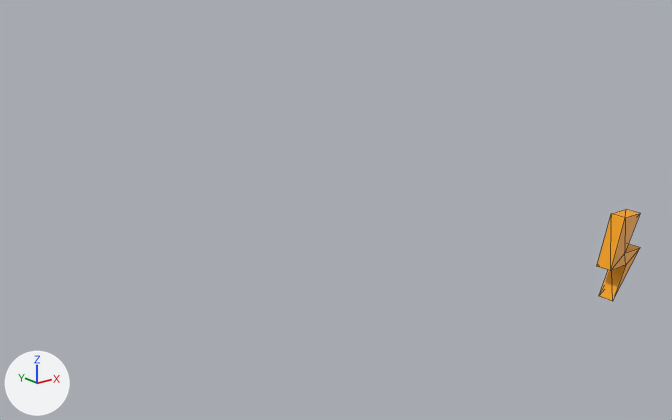
Renders of the glTF model assets/DataModel11_3/Bina/simsek1.gltf from each side of a commit.
Both versions are drawn from a 50 mm lens placed at (-0.2846, -0.3207, 0.4384), pointed at (-0.02, 0.01, 0.3061). The lights are fixed; the arrows at lower left show +X, +Y and +Z. Mesh edges are drawn as thin lines. Where no turn or scale is listed for an object, it has been applied to the vertices.

Before the edit, the objects in view are built like this:
```python
me_plane_064 = bpy.data.meshes.new('Plane.064')
me_plane_064.from_pydata(...)  # 14 vertices, 24 faces; spans x 175.5728..175.6012, y -11.2979..-11.288, z 271.4592..271.5105
me_plane_064.materials.append(mat_material_002)  # orange #fda60a
ob_simsek1_3ghost = bpy.data.objects.new('Simsek1.3ghost', me_plane_064)
ob_simsek1_3ghost.location = (-175.411, 11.2768, -271.239)
```
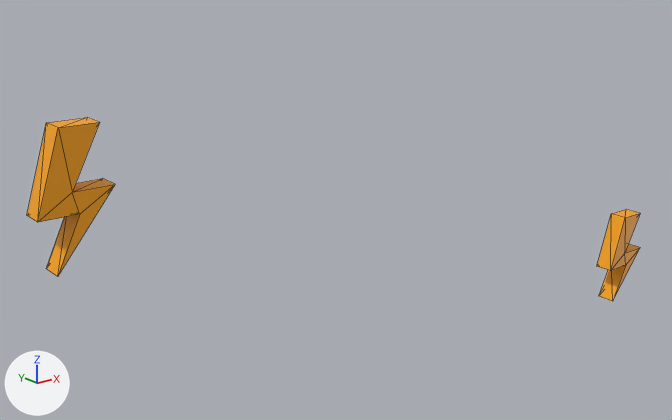
What differs and where, as boxes (x1, y1, x2, y2) in the pictures (672 x 420 px):
'Simsek1.3ghost.002', added: after (27, 117, 115, 277)

What changed in the scene script:
```text
Add me_plane_027:
    me_plane_027.from_pydata(...)  # 18 vertices, 32 faces; spans x -0.1751..-0.1459, y -0.0213..-0.0113, z 0.3186..0.3711
    me_plane_027.materials.append(mat_material_002)  # orange #fda60a
Add ob_simsek1_3ghost_002:
    ob_simsek1_3ghost_002 = bpy.data.objects.new('Simsek1.3ghost.002', me_plane_027)
    ob_simsek1_3ghost_002.location = (0.0, 0.0, 0.0)
```
